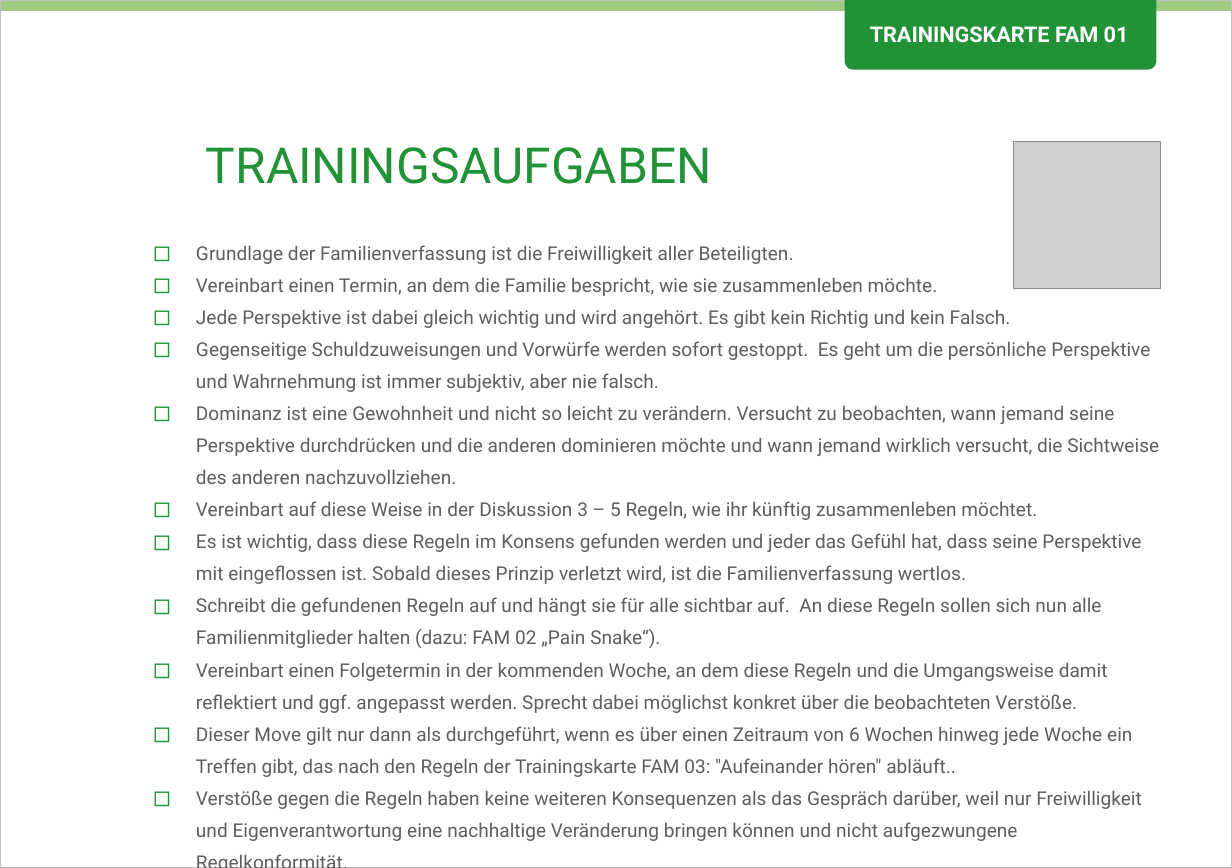
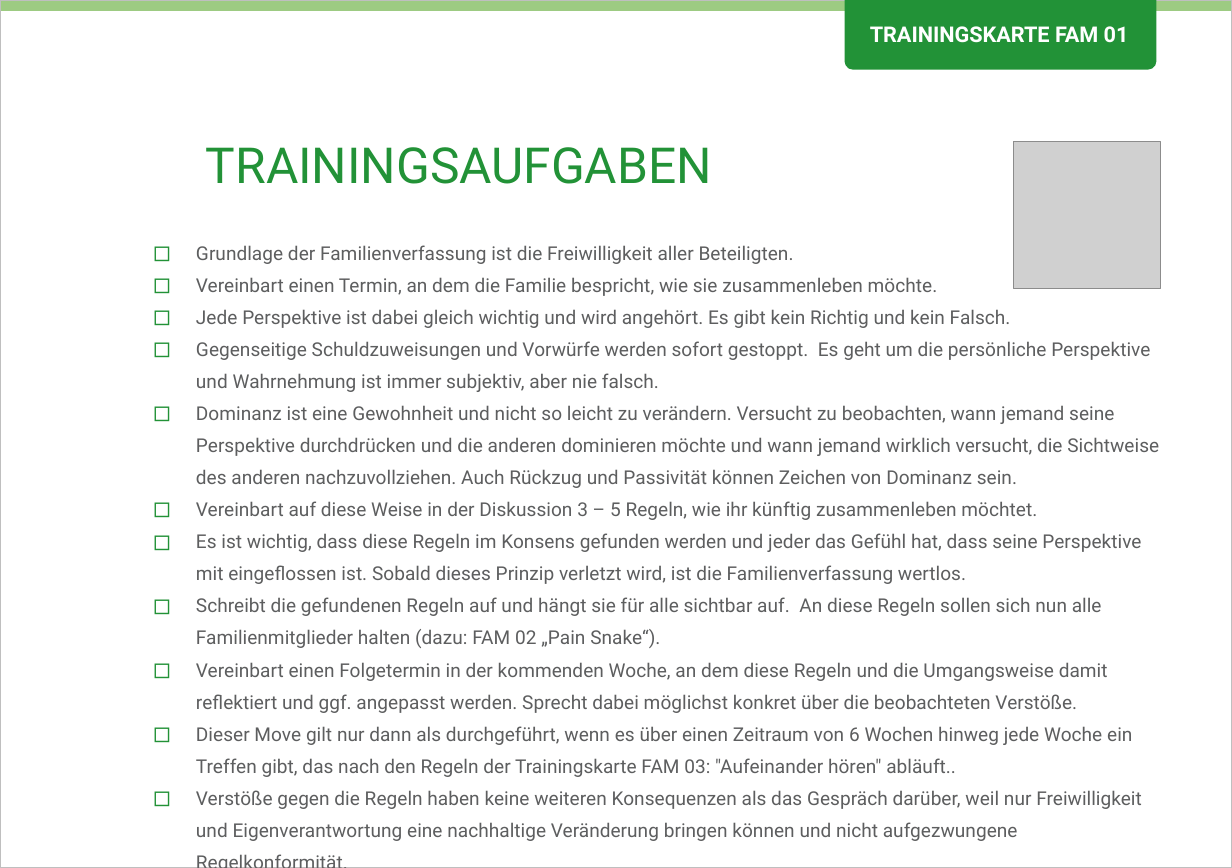
Before and after one commit to Teamtool/training-materials, a slide deck: slide 2 of emotional erwachsen/Family (FAM)/ger_FAM_01_Wie_wollen_wir_zusammenleben.pptx. Drawn at 1232x868 pixels with LibreOffice and Linux fonts; fonts in the diff are those of the drawing; grey boxes stand for pictures; background and template pictures are left out. Boxes give left, top, right and bottom in pixels: in the first picture for what was removed or moved away, otherwise in the second. Text is boxed around its words. In the diff, an @@ line names an element or a change of style, - is before the commit and + after.

```diff
--- a/emotional erwachsen/Family (FAM)/ger_FAM_01_Wie_wollen_wir_zusammenleben.pptx
+++ b/emotional erwachsen/Family (FAM)/ger_FAM_01_Wie_wollen_wir_zusammenleben.pptx
@@ text at [196, 405, 1159, 488]: text changed @@
-◻ Dominanz ist eine Gewohnheit und nicht so leicht zu verändern. Versucht zu beobachten, wann jemand seine Perspektive durchdrücken und die anderen dominieren möchte und wann jemand wirklich versucht, die Sichtweise des anderen nachzuvollziehen.
+◻ Dominanz ist eine Gewohnheit und nicht so leicht zu verändern. Versucht zu beobachten, wann jemand seine Perspektive durchdrücken und die anderen dominieren möchte und wann jemand wirklich versucht, die Sichtweise des anderen nachzuvollziehen. Auch Rückzug und Passivität können Zeichen von Dominanz sein.
```
Also in this commit, not shown: 1 other slide changed, 3 other files.
